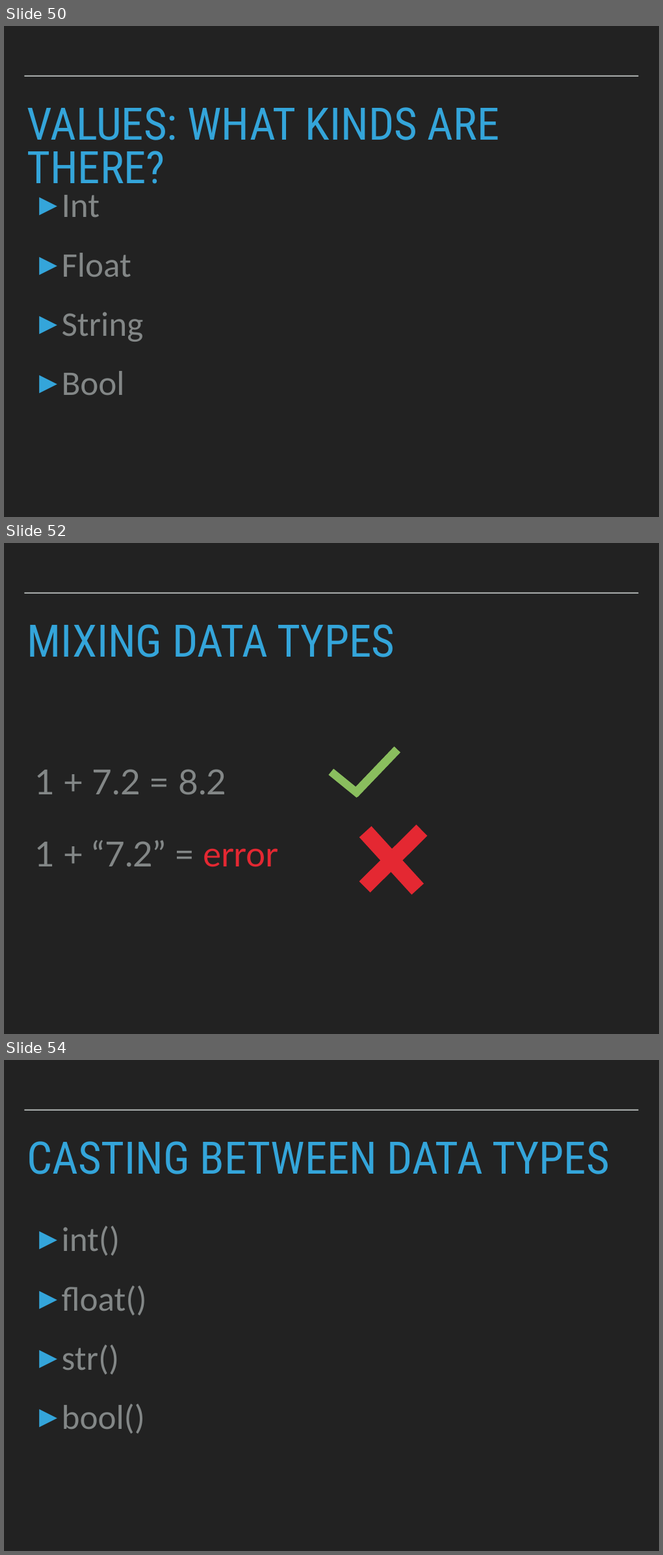
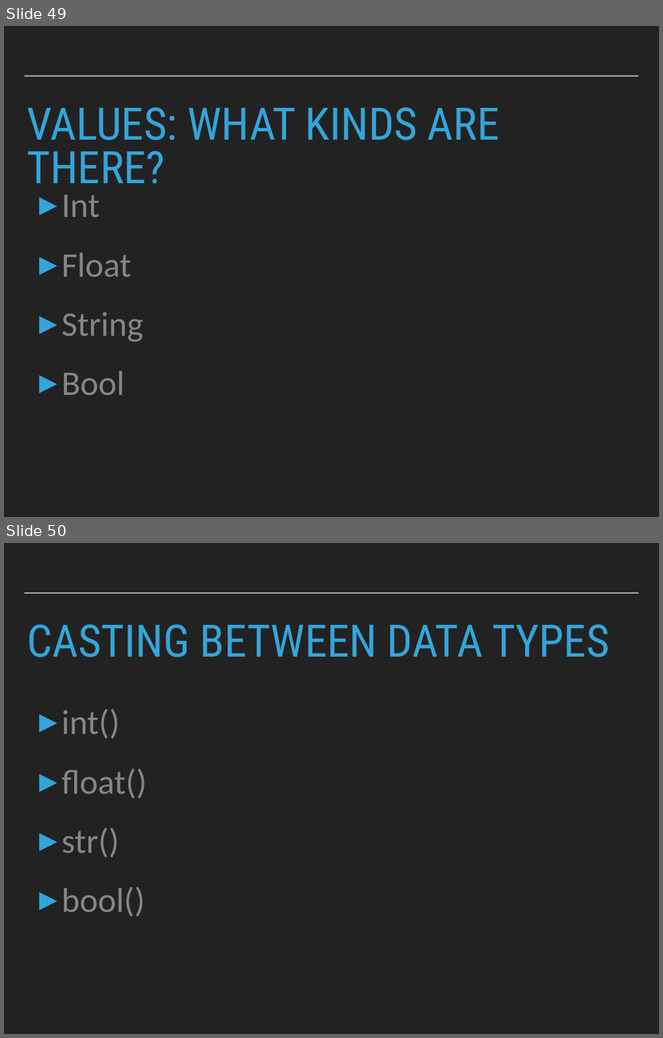
Before and after one commit to robcarrington/Week1_PythonForDataScience, a slide deck: Session2_Slides.pptx. Shown one above the other, each under a label of ours: slides 50, 52 and 54 before the commit, slides 49 and 50 after it; the slides between them are not shown. The pictures are 663x1555 and 663x1038 pixels, drawn with LibreOffice and Linux fonts; fonts in the diff are those of the drawing. Boxes give left, top, right and bottom in pixels: in the first picture for what was removed or moved away, otherwise in the second. Text is boxed around its words. In the diff, an @@ line names an element or a change of style, - is before the commit and + after.

```diff
--- a/Session2_Slides.pptx
+++ b/Session2_Slides.pptx
@@ slide 52 removed at (4,543,659,1034), background #222222; not listed: 1 template element that a slide beside it also shows @@
@@ title removed at (27,624,395,657) @@
-MIXING DATA TYPES
@@ rectangle removed at (352,746,400,797) @@
@@ text removed at (35,769,226,795) @@
-1 + 7.2 = 8.2
@@ rectangle removed at (329,769,362,798) @@
@@ rectangle removed at (360,826,424,895) @@
@@ rectangle removed at (360,825,428,893) @@
@@ text removed at (35,840,278,867) @@
-1 + “7.2” = error
@@ what was slide 50 is now slide 49 @@
@@ what was slide 54 is now slide 50 @@
```
Also in this commit, not shown: 1 slide changed, 3 other slides removed, 4 other files.
